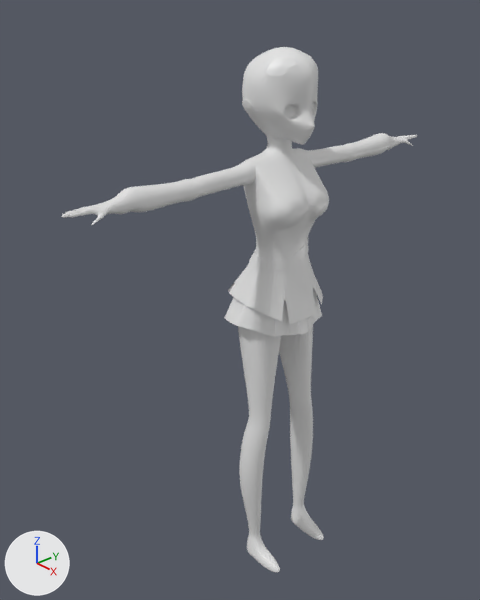
The Blender file solar_marine_model/character_solar_marine.blend as it was, and as the next commit left it.
The view is the same before and after, from a 50 mm lens placed at (3.48, -3.56, 2.62), pointed at (-0.52, -0.02, 0.09). Every picture has the same lights, and +X, +Y and +Z are marked at lower left.

The scene before the commit, as lines of its bpy script (objects in view):
```python
ob_braid = bpy.data.objects.new('Braid', me_plane_002)
ob_braid.location = (0.0, 0.0, 0.0)
ob_braid.scale = (0.0292, 0.025, 0.0241)
ob_cowlick = bpy.data.objects.new('Cowlick', me_cube_002)
ob_cowlick.location = (0.0, 0.0, 0.0)
ob_cowlick.scale = (0.702, 1.0, 1.0)
ob_hair = bpy.data.objects.new('Hair', me_cube_001)
ob_hair.location = (0.0, 0.0, 0.0)
ob_hair.scale = (0.702, 1.0, 1.0)
ob_outfitskirt = bpy.data.objects.new('OutfitSkirt', me_cube_006)
ob_outfitskirt.location = (0.0, 0.0, 0.0)
ob_outfitskirt.scale = (0.702, 1.0, 1.0)
# also in view: 'OutfitShirt' at (-0.12, 0.0, 0.86); 'OutfitBelt' at (-0.05, -0.01, 0.7); 'Body' at (-0.01, 0.0, -0.05)
```
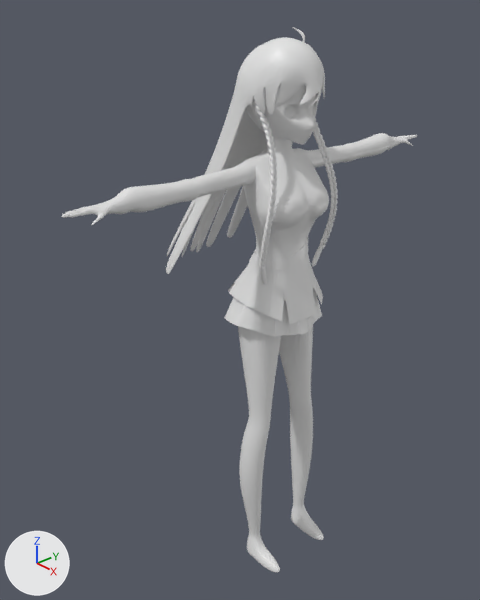
What the commit changed:
Object 'Braid' (ob_braid) is now shown.
Object 'Hair' (ob_hair) is now shown.
Object 'Cowlick' (ob_cowlick) is now shown.

Changed parts and their boxes (x1, y1, x2, y2) in the pictures (480 x 600 px):
'Hair', shown: after (166, 37, 325, 274)
'Braid', shown: after (253, 99, 338, 285)
'Cowlick', shown: after (292, 27, 305, 43)
